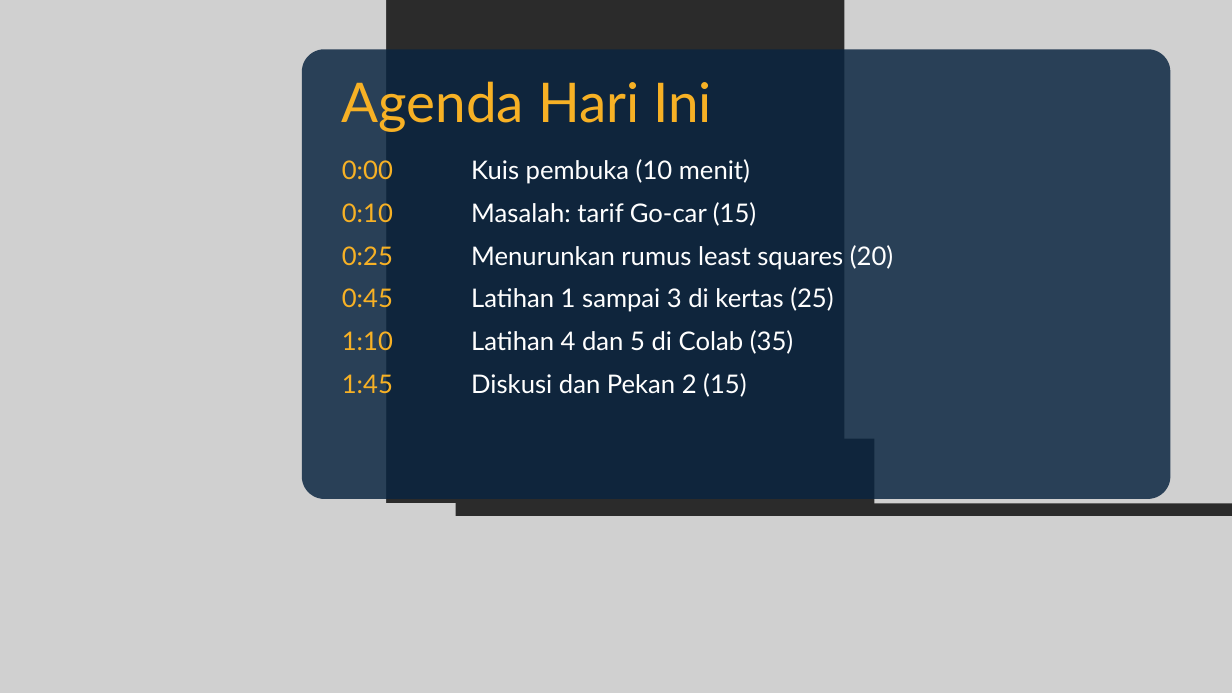
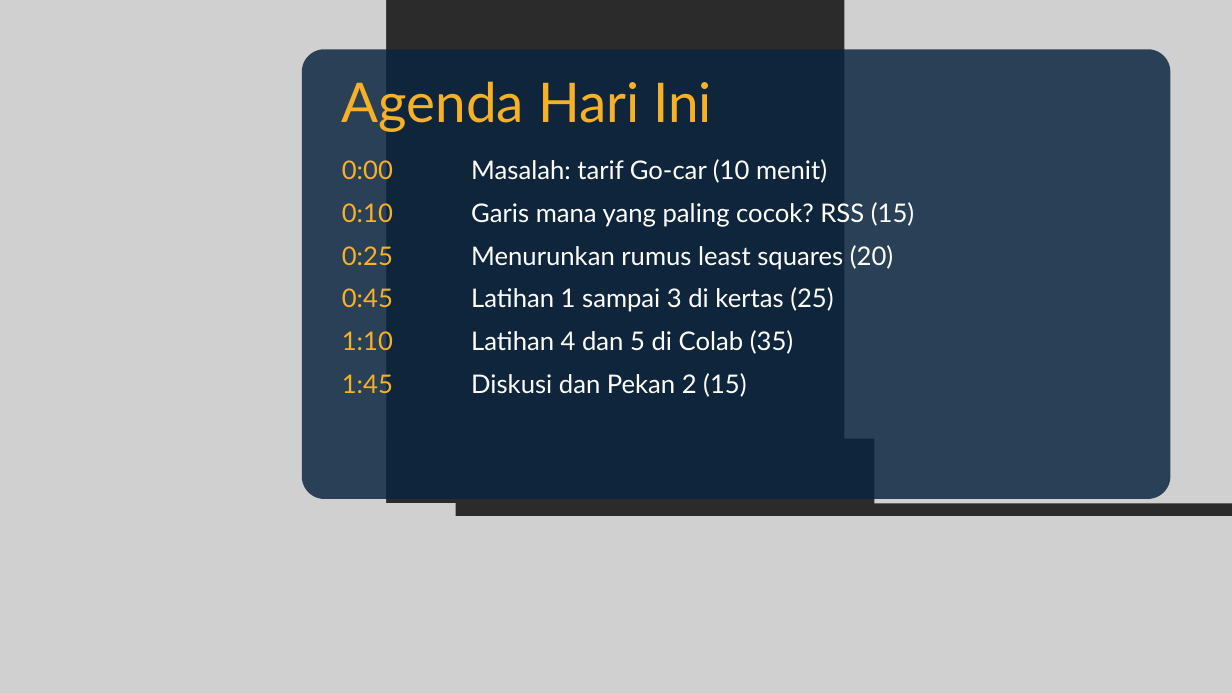
Before and after one commit to dafx7/COMPUTING-AI-ML-OPTIMIZATION, a slide deck: slide 2 of week1/slides/Pertemuan-1-Least-Squares.pptx. Drawn at 1232x693 pixels with LibreOffice and Linux fonts; fonts in the diff are those of the drawing; grey boxes stand for pictures; background and template pictures are left out; a plain dark background stands for a picture behind light text. Boxes give left, top, right and bottom in pixels: in the first picture for what was removed or moved away, otherwise in the second. Text is boxed around its words. In the diff, an @@ line names an element or a change of style, - is before the commit and + after.

```diff
--- a/week1/slides/Pertemuan-1-Least-Squares.pptx
+++ b/week1/slides/Pertemuan-1-Least-Squares.pptx
@@ text at bbox=[471, 159, 914, 227]: text changed @@
-Kuis pembuka (10 menit)
-Masalah: tarif Go-car (15)
+Masalah: tarif Go-car (10 menit)
+Garis mana yang paling cocok? RSS (15)
```
Also in this commit, not shown: 12 other slides changed, 4 slides added, 2 slides removed, 6 other files.
